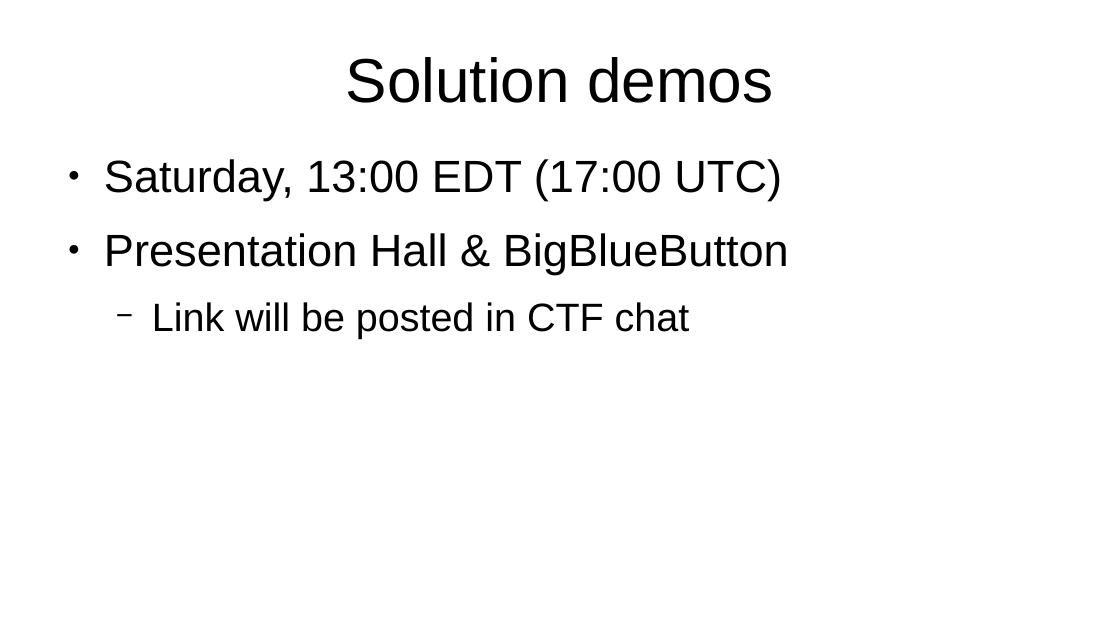
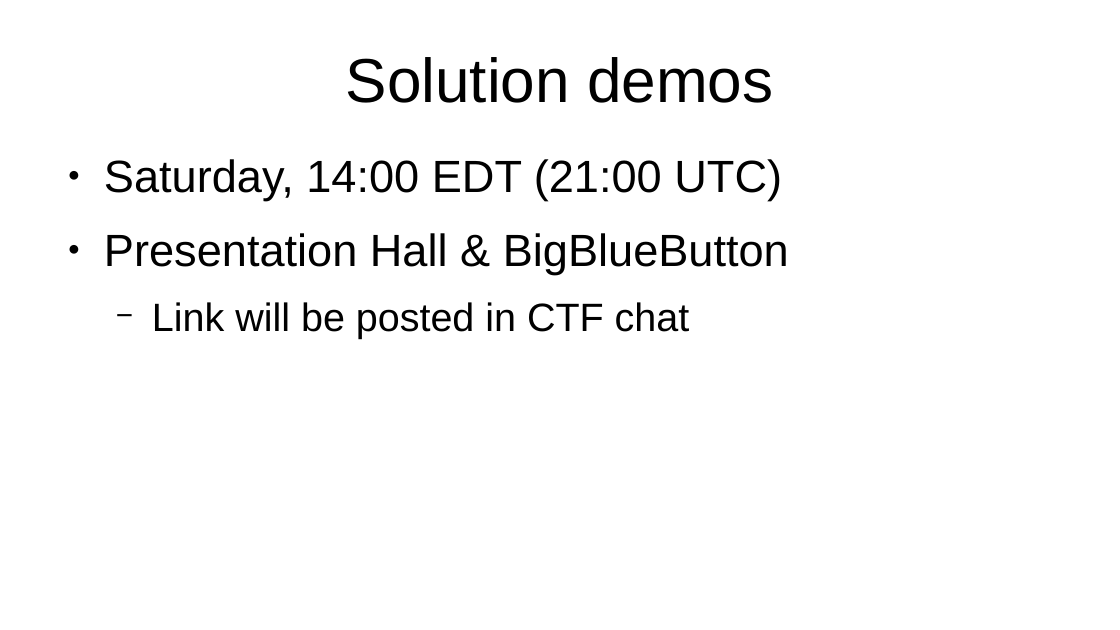
Before and after one commit to argilo/grcon23, a slide deck: slide 7 of presentation/results.odp. Drawn at 1120x630 pixels with LibreOffice and Linux fonts; fonts in the diff are those of the drawing. Boxes give left, top, right and bottom in pixels: in the first picture for what was removed or moved away, otherwise in the second. Text is boxed around its words. In the diff, an @@ line names an element or a change of style, - is before the commit and + after.

```diff
--- a/presentation/results.odp
+++ b/presentation/results.odp
@@ text at (x1=104, y1=159, x2=782, y2=201): text changed @@
-● Saturday, 13:00 EDT (17:00 UTC)
+● Saturday, 14:00 EDT (21:00 UTC)
```
Also in this commit, not shown: 4 other slides changed.
